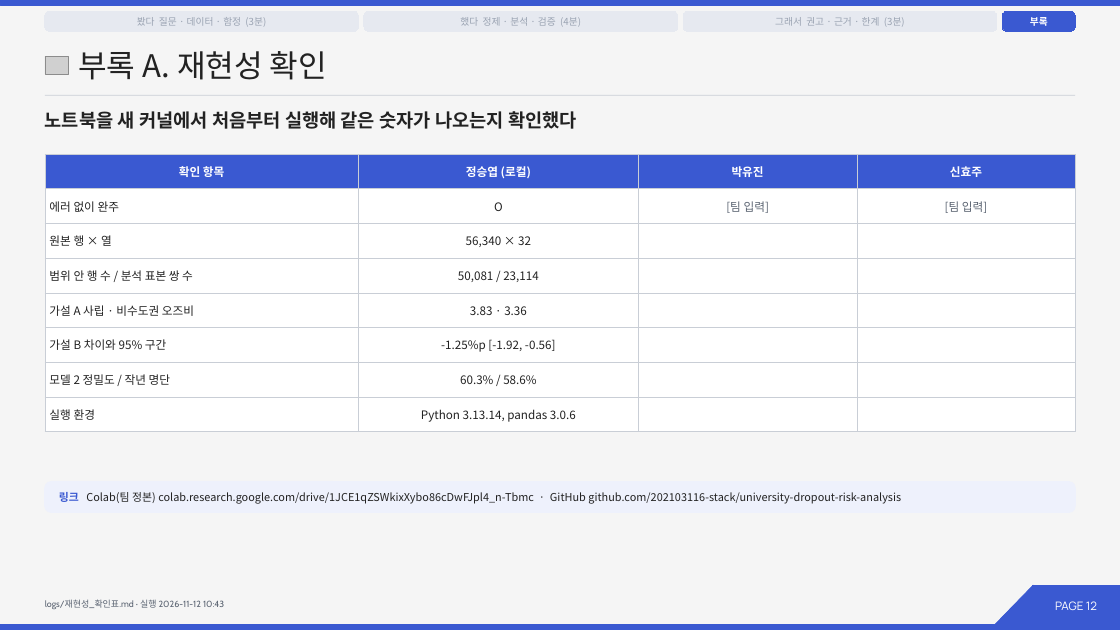
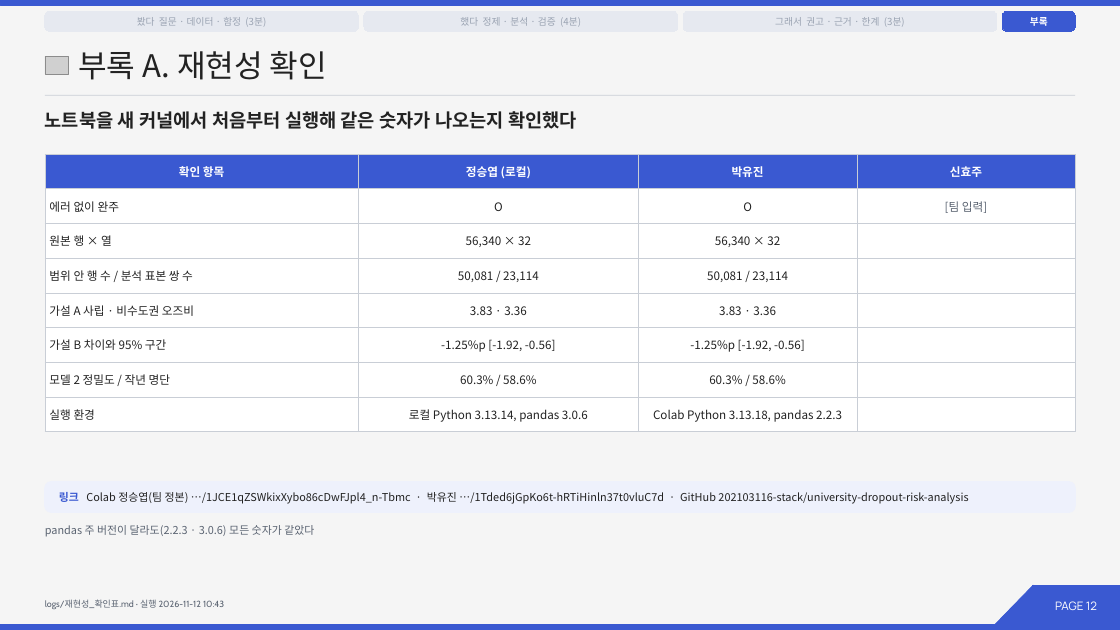
Before and after one commit to 202103116-stack/university-dropout-risk-analysis, a slide deck: slide 12 of slides/14조_발표.pptx. Drawn at 1120x630 pixels with LibreOffice and Linux fonts; fonts in the diff are those of the drawing; grey boxes stand for pictures. Boxes give left, top, right and bottom in pixels: in the first picture for what was removed or moved away, otherwise in the second. Text is boxed around its words. In the diff, an @@ line names an element or a change of style, - is before the commit and + after.

```diff
--- a/slides/14조_발표.pptx
+++ b/slides/14조_발표.pptx
@@ table at box(45, 154, 1075, 426) @@
-row 2, column 3: [팀 입력]
+row 2, column 3: O
-row 3, column 3: 
+row 3, column 3: 56,340 × 32
-row 4, column 3: 
+row 4, column 3: 50,081 / 23,114
-row 5, column 3: 
+row 5, column 3: 3.83 · 3.36
-row 6, column 3: 
+row 6, column 3: -1.25%p [-1.92, -0.56]
-row 7, column 3: 
+row 7, column 3: 60.3% / 58.6%
-row 8, column 2: Python 3.13.14, pandas 3.0.6
+row 8, column 2: 로컬 Python 3.13.14, pandas 3.0.6
-row 8, column 3: 
+row 8, column 3: Colab Python 3.13.18, pandas 2.2.3
@@ text at box(59, 492, 968, 504): text changed @@
-링크 Colab(팀 정본) colab.research.google.com/drive/1JCE1qZSWkixXybo86cDwFJpl4_n-Tbmc · GitHub github.com/202103116-stack/university-dropout-risk-analysis
+링크 Colab 정승엽(팀 정본) …/1JCE1qZSWkixXybo86cDwFJpl4_n-Tbmc · 박유진 …/1Tded6jGpKo6t-hRTiHinln37t0vluC7d · GitHub 202103116-stack/university-dropout-risk-analysis
@@ text added at box(45, 525, 314, 537), 14 pt, text #5B6472 @@
+pandas 주 버전이 달라도(2.2.3 · 3.0.6) 모든 숫자가 같았다
```
Also in this commit, not shown: 13 other files.
